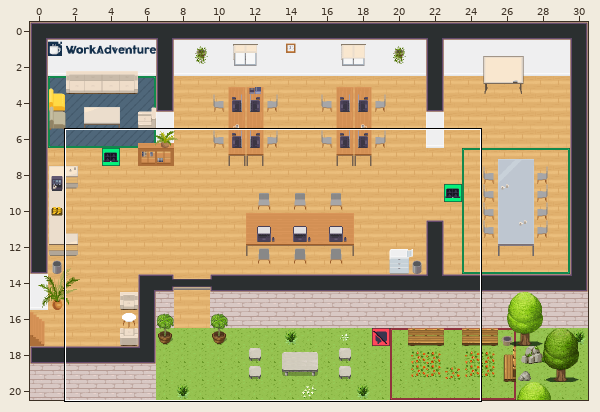
Two states of a Tiled map (JSON), map.tmj. Above: a wide view before the commit, with the close-up outlined.
Close-up. Before the commit:
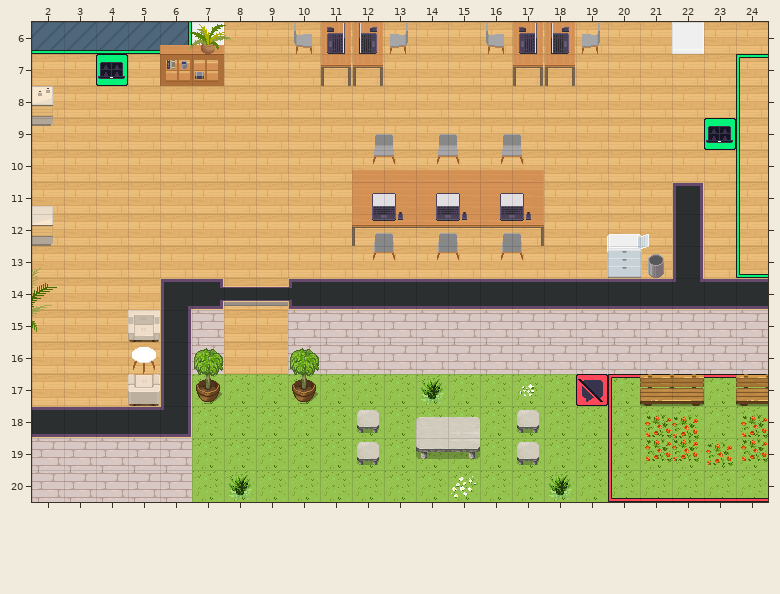
Cells are 32x32 px. Shown: x 2..24, y 6..20.
Once edited:
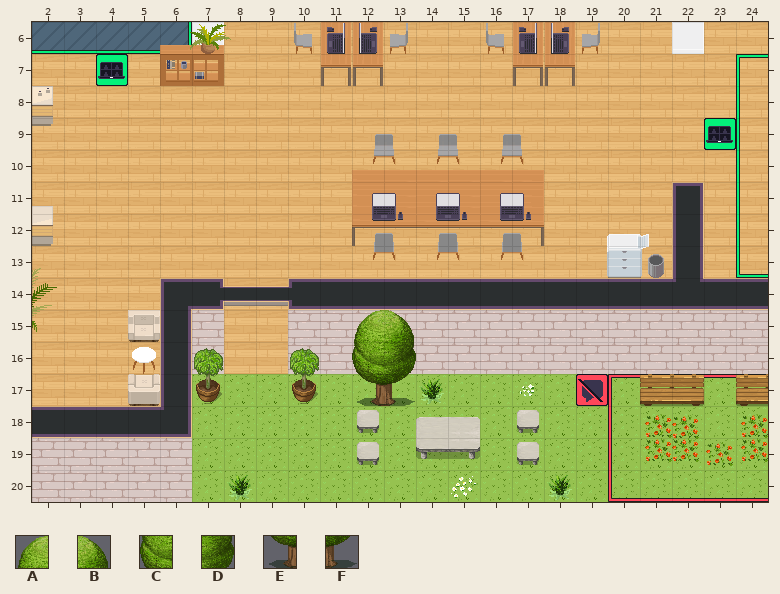
Key: from "Chunk 1": A 49, B 50, C 51, D 52, E 53, F 54.
_ is an empty cell.
Edits made:
Layer "furniture/furniture1":
y 15: x 12..13 __ -> AB
y 16: x 12..13 __ -> CD
y 17: x 12..13 __ -> EF
Boxes around the changes in both close-ups, in picture pixels (x1, y1, x2, y2):
added: (352, 310, 416, 406)
